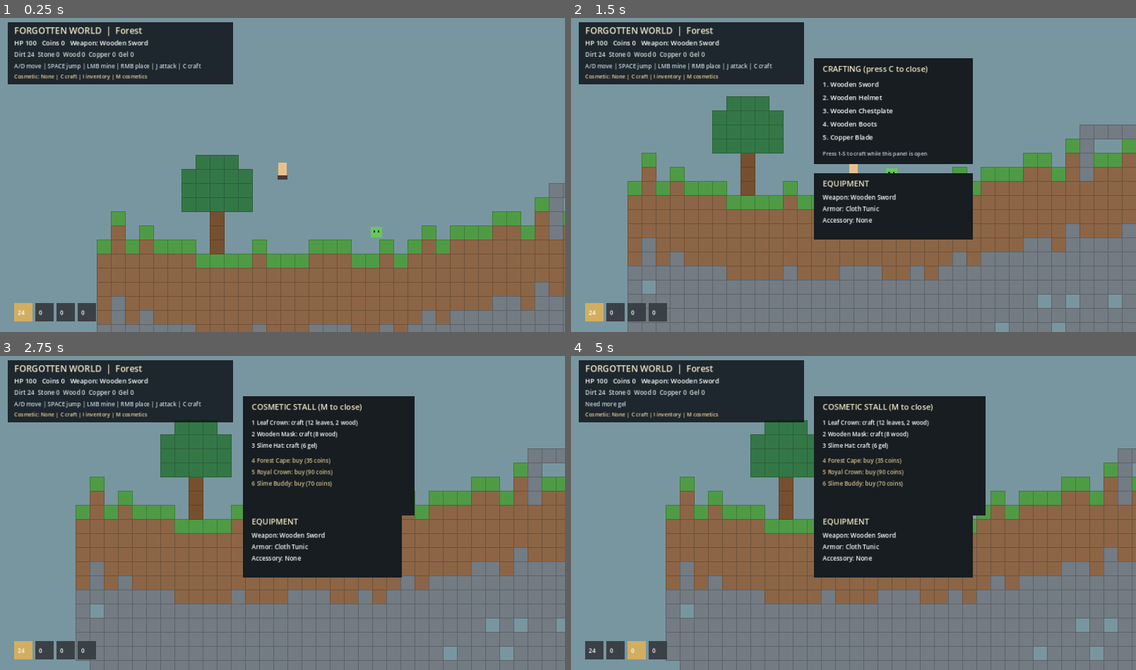
Above: before the commit, frames 1-4 (two rows, left to right).
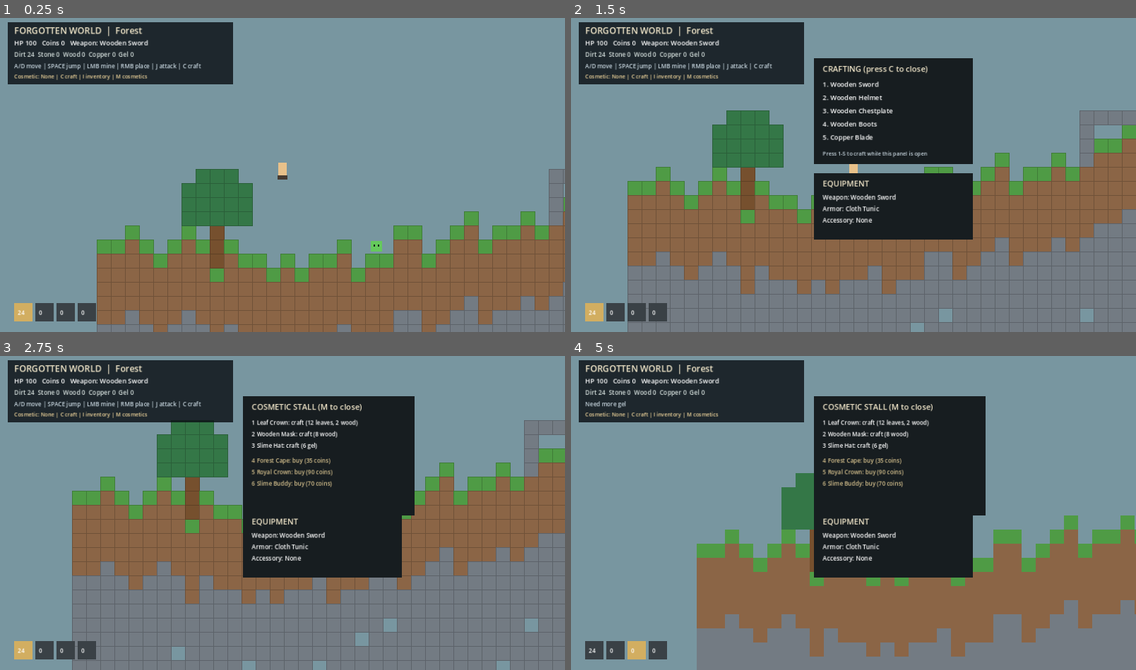
Above: after the commit, the same moments.

Repository: Jayden1337-10/Game
Game: Godot game, scene res://scenes/main.tscn
The game is run twice, just before and just after one commit, with the same random seed, the same clock (stepped at 60 frames per second) and the same inputs.
Inputs (mouse positions are in pixels of both pictures, inside the frame that each line leads up to):
- Up to frame 1 (0.25 s): no input
- Up to frame 2 (1.5 s): tap Enter at 0.5 s; move the mouse to (977, 156) at 0.52 s; hold Right (ui_right) 0.53-1.28 s; tap C at 0.6 s; click (977, 156) at 0.67 s; tap Space at 0.77 s; move the mouse to (740, 187) at 1.27 s; hold Left (ui_left) from 1.28 s (still down); tap I at 1.35 s
- Up to frame 3 (2.75 s): tap Space at 1.52 s; move the mouse to (339, 440) at 2.02 s; release Left (ui_left) at 2.03 s; hold Right (ui_right) from 2.03 s (still down); tap M at 2.1 s
- Up to frame 4 (5 s): tap Space at 2.75, 3.02, 3.77, 4.52 s; move the mouse to (825, 575) at 2.77 s; tap 1 at 2.85 s; click (825, 575) at 2.92 s; move the mouse to (1023, 560) at 3.52 s; release Right (ui_right) at 3.53 s; hold Left (ui_left) from 3.53 s (still down); tap 5 at 3.6 s; move the mouse to (684, 462) at 4.27 s; tap 3 at 4.35 s

The runs differ from the first frame. In frame 1, 9.6% of the frame differs, in the area x 19-100%, y 43-100%; in frame 2, 11%; in frame 3, 14%; in frame 4, 28%, in the area x 16-100%, y 20-100%.

Commit message:
Add copper ore ash biome and cosmetic character visuals

Diff:
--- a/game/scripts/main.gd
+++ b/game/scripts/main.gd
@@ -54,6 +54,10 @@
             var kind := "grass" if y == surface_y else ("dirt" if y < surface_y + 6 else "stone")
             if y > surface_y + 8 and rng.randf() < 0.035:
                 continue
+            if y > surface_y + 9 and y < surface_y + 28 and rng.randf() < 0.018:
+                kind = "copper"
+            if x > 280 and y == surface_y:
+                kind = "ash"
             blocks[Vector2i(x, y)] = kind
         if x % 37 == 8:
             _make_tree(x, surface_y - 1)
@@ -235,6 +239,8 @@
         elif kind == "stone": color = Color("#737b83")
         elif kind == "wood": color = Color("#76502e")
         elif kind == "leaves": color = Color("#347747")
+        elif kind == "copper": color = Color("#b86d43")
+        elif kind == "ash": color = Color("#655d68")
         var rect := Rect2(Vector2(cell * TILE) - camera_offset, Vector2(TILE, TILE))
         draw_rect(rect, color)
         draw_rect(rect, color.darkened(0.2), false, 1.0)
@@ -245,6 +251,12 @@
         draw_rect(Rect2(ep + Vector2(3, -3), Vector2(4, 4)), Color("#17251b"))
     var p := player_pos - camera_offset
     draw_rect(Rect2(p - Vector2(10, 24), Vector2(20, 36)), Color("#e8c18a"))
+    if equipped_cosmetic.find("Cape") >= 0:
+        draw_rect(Rect2(p + Vector2(-14, -12), Vector2(7, 30)), Color("#397a55"))
+    elif equipped_cosmetic.find("Crown") >= 0 or equipped_cosmetic.find("Hat") >= 0:
+        draw_rect(Rect2(p + Vector2(-8, -29), Vector2(16, 6)), Color("#d9b34f"))
+    elif equipped_cosmetic == "Slime Buddy":
+        draw_rect(Rect2(p + Vector2(18, 2), Vector2(13, 12)), Color("#65c95c"))
     draw_rect(Rect2(p - Vector2(11, -5), Vector2(22, 9)), Color("#463b32"))
     draw_rect(Rect2(Vector2(18, 18), Vector2(510, 140)), Color(0.04, 0.06, 0.08, 0.82))
     draw_string(ThemeDB.fallback_font, Vector2(32, 44), "FORGOTTEN WORLD  |  " + biome, HORIZONTAL_ALIGNMENT_LEFT, -1, 20, Color("#f2e7ca"))
